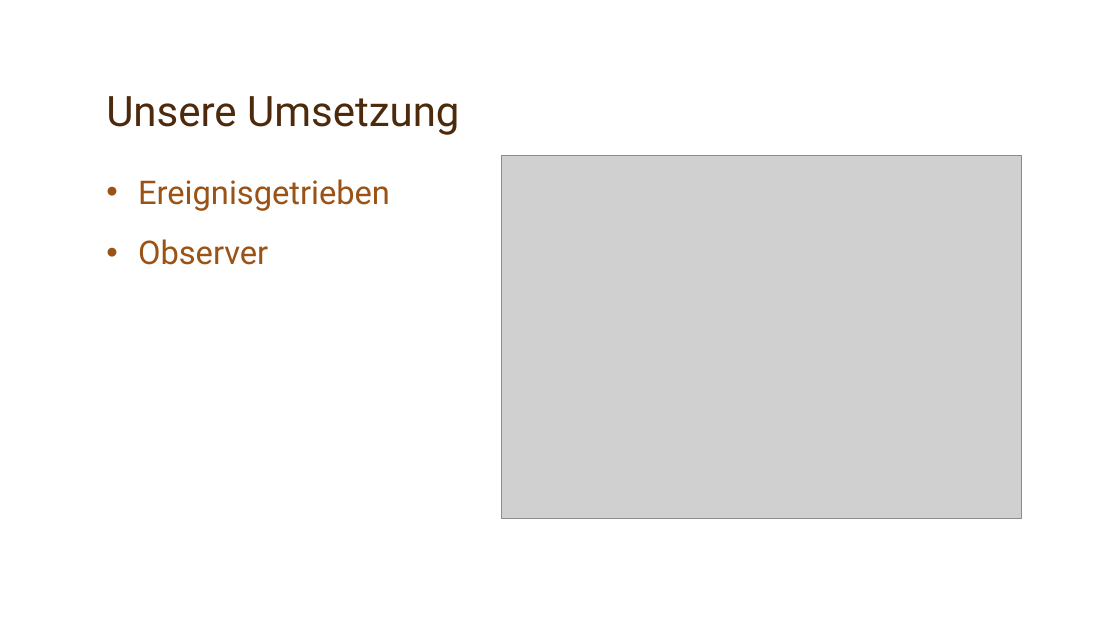
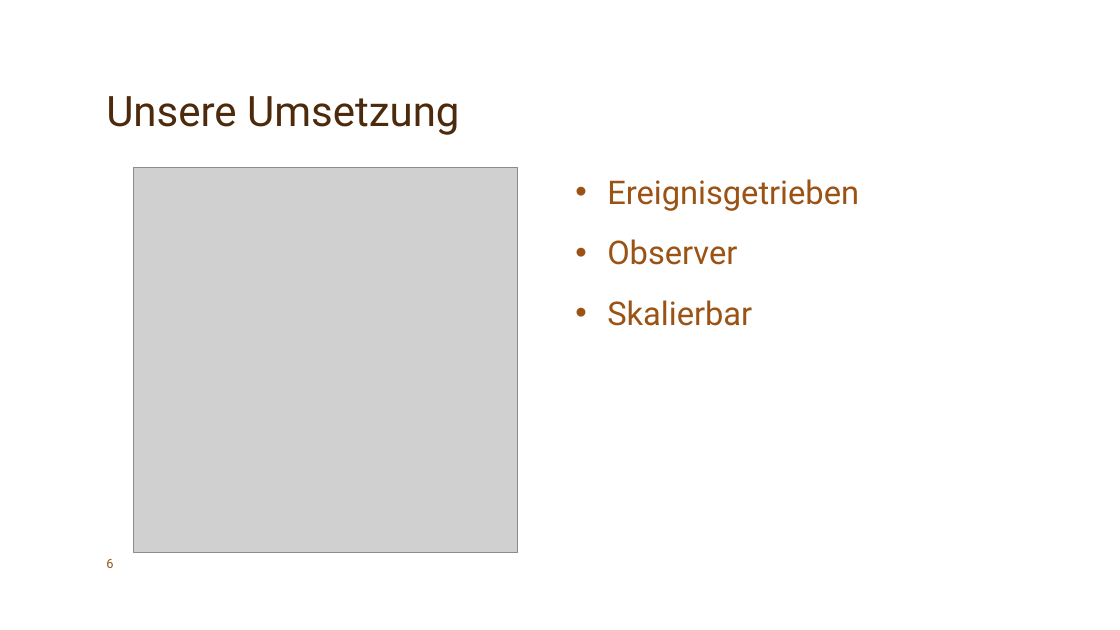
Before and after one commit to Sunkua/AutonomesGewaechshausSimulation, a slide deck: slide 6 of 1-Präsentation/Pausengruppe_Präsentation.pptx. Drawn at 1120x630 pixels with LibreOffice and Linux fonts; fonts in the diff are those of the drawing; grey boxes stand for pictures; background and template pictures are left out. Boxes give left, top, right and bottom in pixels: in the first picture for what was removed or moved away, otherwise in the second. Text is boxed around its words. In the diff, an @@ line names an element or a change of style, - is before the commit and + after.

```diff
--- a/1-Präsentation/Pausengruppe_Präsentation.pptx
+++ b/1-Präsentation/Pausengruppe_Präsentation.pptx
@@ picture added at (134, 168, 518, 553) @@
@@ picture removed at (502, 155, 1023, 518) @@
@@ text "Ereignisgetrieben": place and size @@
-text "Ereignisgetrieben" at (138, 179, 390, 265)
+text "Ereignisgetrieben" at (607, 179, 859, 326)
@@ text at (607, 300, 752, 326): paragraph added @@
+• Skalierbar
@@ page number added at (106, 559, 113, 568), 11 pt, text #9A5315 @@
+6
```
Also in this commit, not shown: 2 other slides changed, 1 slide added, 2 other files.
